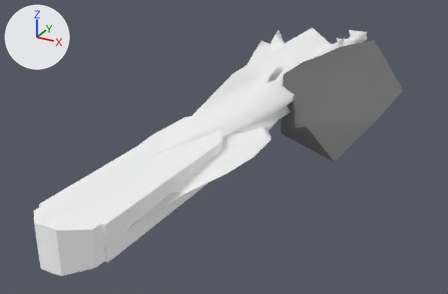
An edit to the glTF model docs/models/weapons/w14/025.glb, drawn before and after from the same camera.
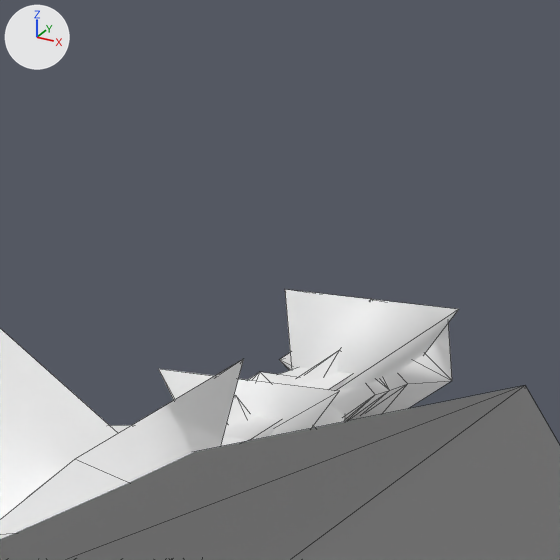
The first picture shows the older version from a camera (50 mm lens) standing at (1.19, -3.28, 1.0) and looking at (-0.14, -0.86, -0.21). The close-ups show the older and then the newer version on the part from 71% to 84% of the width and 0% to 20% of the height of that picture. Only the edits that show in the close-ups are written down. The axes (+X, +Y, +Z) are drawn at upper left. The lights are the same throughout. The close-ups show mesh edges as thin lines. Vertices at exactly the same position are counted once.

In view in the first close-up: 'Group[0]', 'Group[100]', 'Group[1]', 'Group[24]', 'Group[2]'.
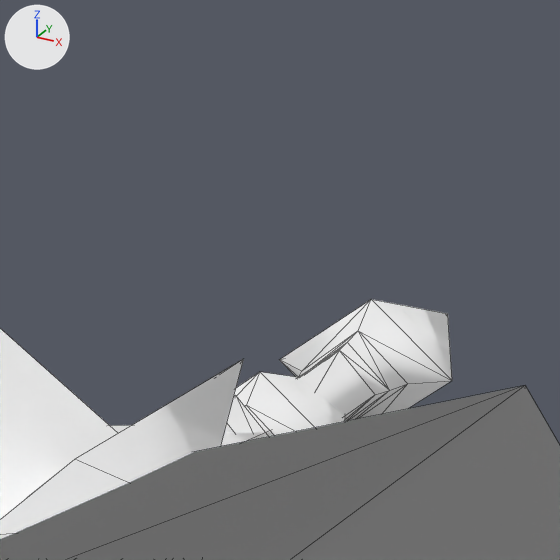
Changed parts and their boxes (x1, y1, x2, y2) in the close-ups (560 x 560 px):
```json
{"object": "Group[2]", "change": "reshaped", "before": [224, 289, 459, 440], "after": [280, 299, 452, 421]}
{"object": "Group[1]", "change": "reshaped", "before": [159, 369, 345, 436], "after": [234, 372, 345, 437]}
{"part": 1, "of": "me_group_1", "change": "deleted", "before": [159, 369, 339, 436]}
{"part": 2, "of": "me_group_2", "change": "deleted", "before": [224, 367, 353, 440]}
{"part": 3, "of": "me_group_2", "change": "deleted", "before": [285, 289, 459, 421]}
```

Edits to the scene script, one JSON object a line:
```json
{"block": "me_group_1", "where": "# used by ob_group_1; location = (0.0, 0.0, 0.0)"}
{"op": "remove", "block": "me_group_1", "code": "me_group_1.from_pydata(...)  # 73 vertices, 128 faces; spans x -0.24..0.24, y -1.99..0.68, z -0.05..0.05"}
{"op": "add", "block": "me_group_1", "code": "me_group_1.from_pydata(...)  # 60 vertices, 106 faces; spans x -0.24..0.24, y -1.99..0.68, z -0.05..0.05"}
{"block": "me_group_1", "change": "me_group_1 part 1: the loose piece of 5 vertices spanning x -0.06..0.06, y 0.4..0.66, z -0.05..0.05 is deleted"}
{"block": "me_group_1", "change": "other edits to the shape of me_group_1 do not show in these pictures"}
{"block": "me_group_2", "where": "# used by ob_group_2; location = (0.0, 0.0, 0.0)"}
{"block": "me_group_2", "where": "# verts and faces of me_group_2; kept vertices keep their numbers, new ones are numbered from 86"}
{"block": "me_group_2", "where": "# before: 64 (0.0, 0.73, -0.05), 68 (0.0, 0.92, 0.0), 73 (0.06, 0.73, 0.05) at pixel (458, 309), 74 (-0.06, 0.73, 0.05) at pixel (284, 289), 75 (0.0, 0.58, 0.0)"}
{"op": "remove", "block": "me_group_2", "code": "me_group_2.from_pydata(...)  # 86 vertices, 151 faces; spans x -0.15..0.15, y -1.99..0.92, z -0.05..0.05"}
{"op": "add", "block": "me_group_2", "code": "me_group_2.from_pydata(...)  # 69 vertices, 122 faces; spans x -0.15..0.15, y -1.99..0.92, z -0.05..0.05"}
{"block": "me_group_2", "change": "me_group_2 part 2: the loose piece of 4 vertices spanning x -0.04..0.04, y 0.33..0.92, z -0.04..0.04 is deleted"}
{"block": "me_group_2", "change": "me_group_2 part 3"}
{"op": "add", "block": "me_group_2", "code": "delete_vertices([73, 74, 75])  # with the faces that use them"}
{"block": "me_group_2", "change": "other edits to the shape of me_group_2 do not show in these pictures"}
```
